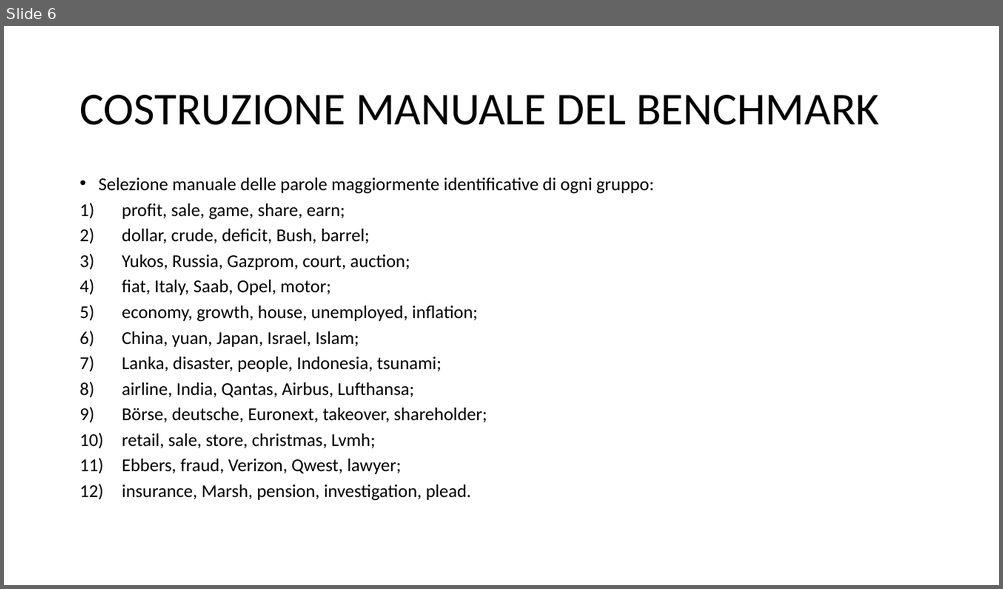
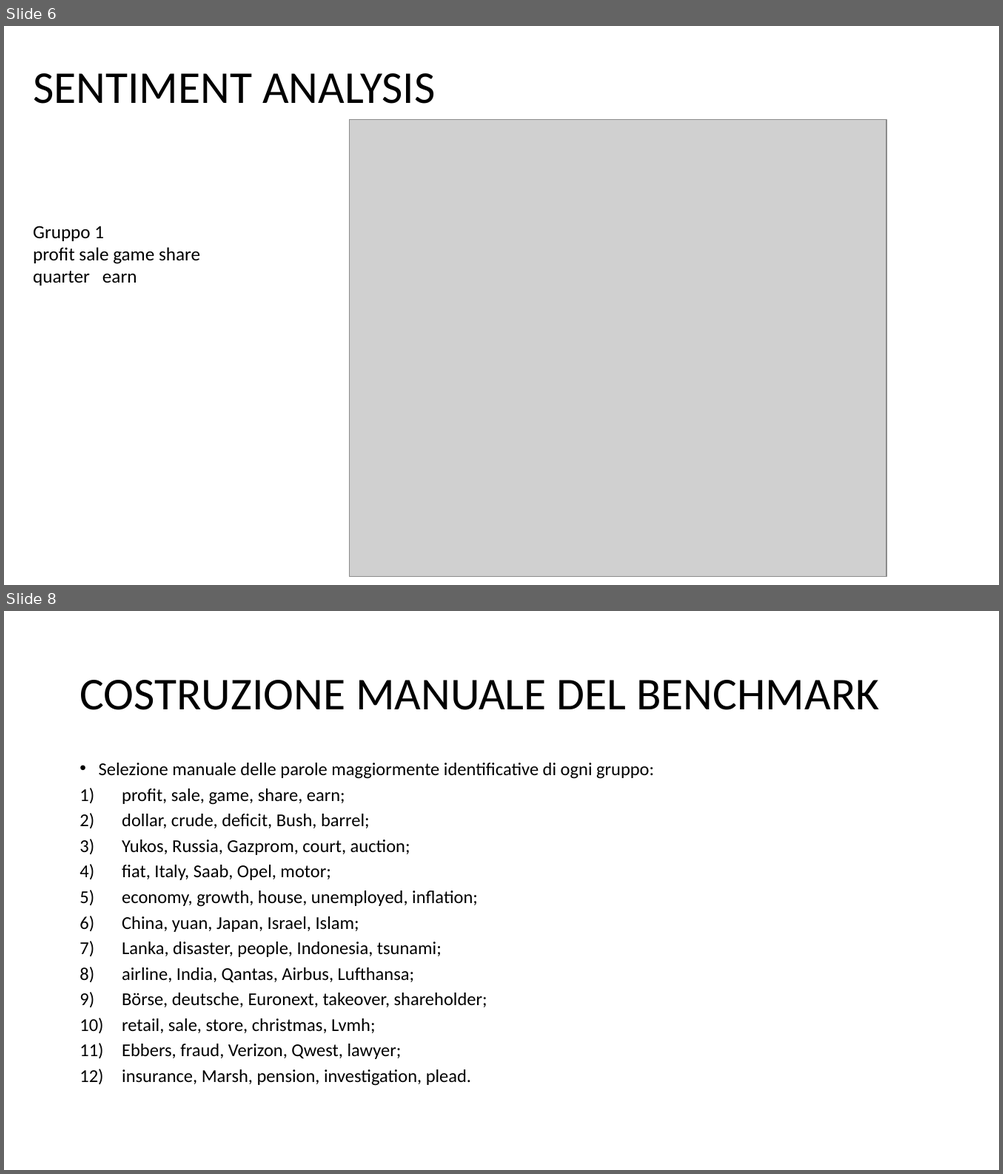
Before and after one commit to rmaganza/TextMiningBBCBusiness, a slide deck: PPI_BBC_article.pptx. Shown one above the other, each under a label of ours: slide 6 before the commit, slides 6 and 8 after it; the slides between them are not shown. The pictures are 1003x589 and 1003x1174 pixels, drawn with LibreOffice and Linux fonts; fonts in the diff are those of the drawing; grey boxes stand for pictures. Boxes give left, top, right and bottom in pixels: in the first picture for what was removed or moved away, otherwise in the second. Text is boxed around its words. In the diff, an @@ line names an element or a change of style, - is before the commit and + after.

```diff
--- a/PPI_BBC_article.pptx
+++ b/PPI_BBC_article.pptx
@@ slide 6 added at <box>4,26,999,585</box>, background #FFFFFF @@
@@ title added at <box>33,73,435,104</box>, 44 pt, text #000000 @@
+SENTIMENT ANALYSIS
@@ picture added at <box>350,119,886,577</box> @@
@@ text added at <box>33,226,200,286</box>, 18 pt, text #000000 @@
+Gruppo 1
+profit sale game share quarter earn
@@ what was slide 6 is now slide 8 @@
```
Also in this commit, not shown: 3 slides changed, 3 other slides added, 2 slides removed.
